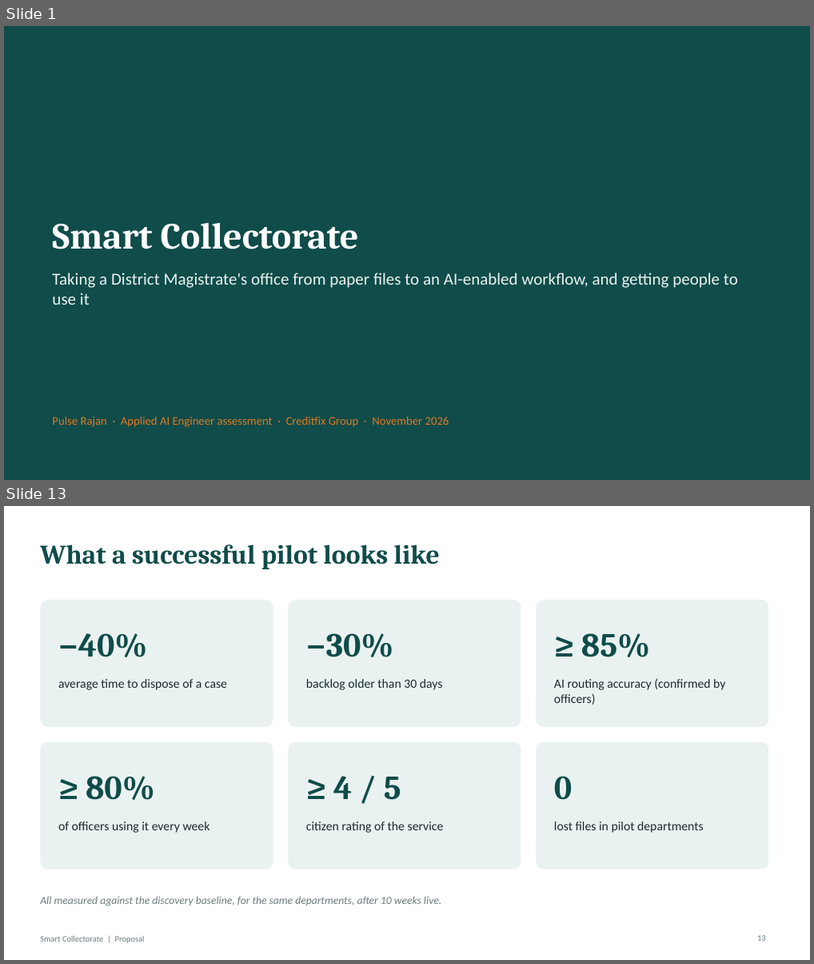
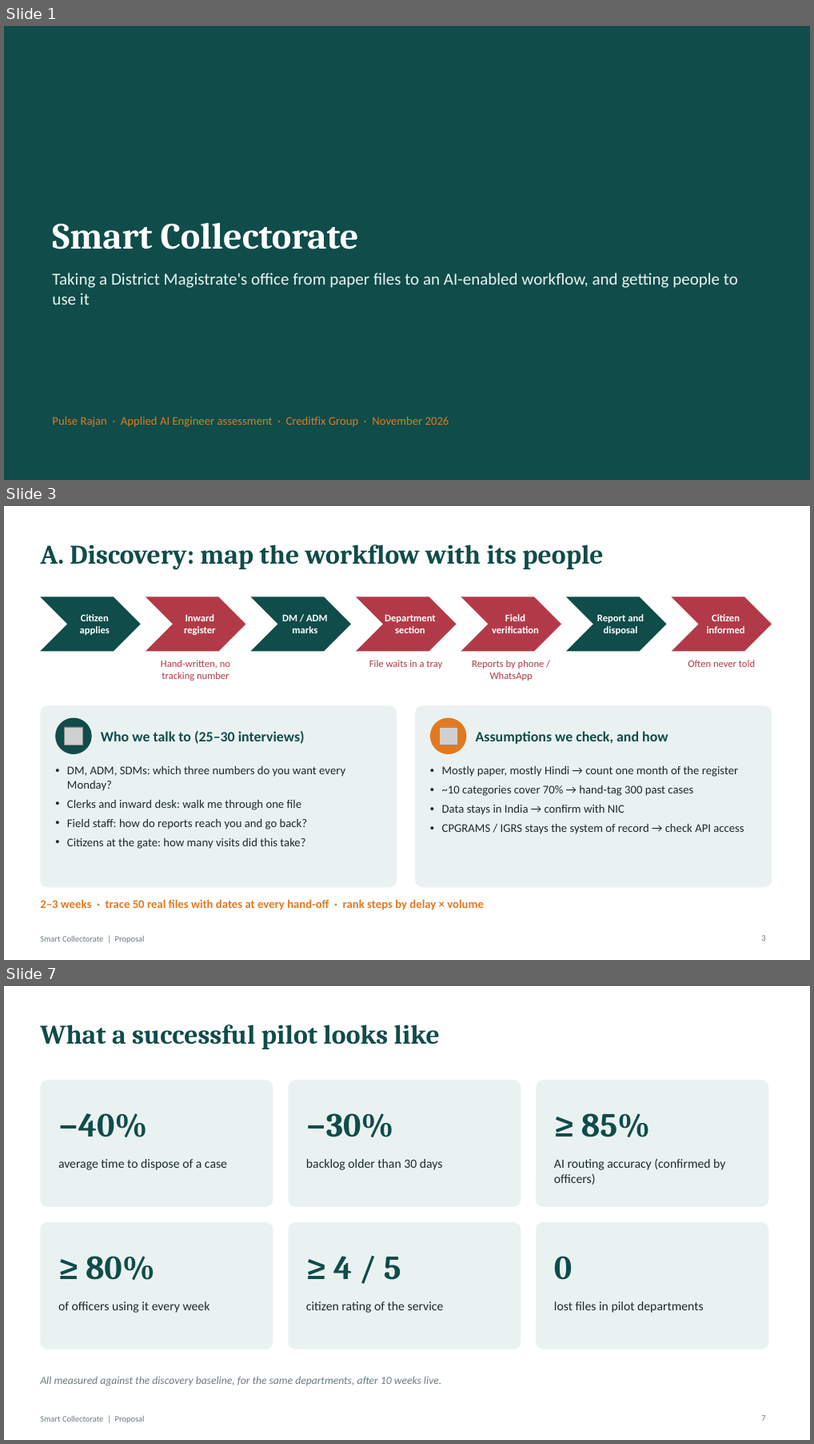
Before and after one commit to easycodewithme/Assignemnt-Automation, a slide deck: presentation/Smart_Collectorate_Proposal.pptx. Shown one above the other, each under a label of ours: slides 1 and 13 before the commit, slides 1, 3 and 7 after it; the slides between them are not shown. The pictures are 814x964 and 814x1444 pixels, drawn with LibreOffice and Linux fonts; fonts in the diff are those of the drawing; grey boxes stand for pictures. Boxes give left, top, right and bottom in pixels: in the first picture for what was removed or moved away, otherwise in the second. Text is boxed around its words. In the diff, an @@ line names an element or a change of style, - is before the commit and + after.

```diff
--- a/presentation/Smart_Collectorate_Proposal.pptx
+++ b/presentation/Smart_Collectorate_Proposal.pptx
@@ slide 3 added at [4, 506, 810, 960], background #FFFFFF; not listed: 1 template element that a slide beside it also shows @@
@@ title added at [40, 544, 603, 570], 32 pt, text #0F4C4A, bold @@
+A. Discovery: map the workflow with its people
@@ chevron added at [40, 596, 141, 651], fill #0F4C4A @@
@@ chevron added at [146, 596, 246, 651], fill #B23A48 @@
@@ chevron added at [251, 596, 351, 651], fill #0F4C4A @@
@@ chevron added at [356, 596, 457, 651], fill #B23A48 @@
@@ chevron added at [462, 596, 562, 651], fill #B23A48 @@
@@ chevron added at [566, 596, 667, 651], fill #0F4C4A @@
@@ chevron added at [672, 596, 772, 651], fill #B23A48 @@
@@ text added at [80, 614, 110, 635], 12 pt, text #FFFFFF, bold @@
+Citizen
+applies
@@ text added at [184, 614, 216, 635], 12 pt, text #FFFFFF, bold @@
+Inward
+register
@@ text added at [282, 614, 328, 633], 12 pt, text #FFFFFF, bold @@
+DM / ADM
+marks
@@ text added at [385, 615, 436, 633], 12 pt, text #FFFFFF, bold @@
+Department
+section
@@ text added at [492, 614, 539, 633], 12 pt, text #FFFFFF, bold @@
+Field
+verification
@@ text added at [598, 614, 644, 635], 12 pt, text #FFFFFF, bold @@
+Report and
+disposal
@@ text added at [707, 614, 746, 633], 12 pt, text #FFFFFF, bold @@
+Citizen
+informed
@@ text added at [161, 660, 230, 680], 12 pt, text #B23A48 @@
+Hand-written, no tracking number
@@ text added at [370, 660, 442, 668], 12 pt, text #B23A48 @@
+File waits in a tray
@@ text added at [472, 660, 545, 680], 12 pt, text #B23A48 @@
+Reports by phone / WhatsApp
@@ text added at [688, 660, 755, 667], 12 pt, text #B23A48 @@
+Often never told
@@ rounded rectangle added at [40, 706, 398, 887], fill #EAF2F1 @@
@@ ellipse added at [55, 718, 92, 754], fill #0F4C4A @@
@@ rounded rectangle added at [415, 706, 772, 887], fill #EAF2F1 @@
@@ ellipse added at [430, 718, 466, 754], fill #E2791F @@
@@ picture added at [65, 727, 82, 745] @@
@@ text added at [101, 731, 305, 744], 17 pt, text #0F4C4A, bold @@
+Who we talk to (25–30 interviews)
@@ picture added at [439, 727, 458, 745] @@
@@ text added at [476, 731, 668, 744], 17 pt, text #0F4C4A, bold @@
+Assumptions we check, and how
@@ text added at [67, 765, 346, 848], 14 pt, text #1B2A2F @@
+• DM, ADM, SDMs: which three numbers do you want every Monday?
+• Clerks and inward desk: walk me through one file
+• Field staff: how do reports reach you and go back?
+• Citizens at the gate: how many visits did this take?
@@ text added at [442, 765, 744, 834], 14 pt, text #1B2A2F @@
+• Mostly paper, mostly Hindi → count one month of the register
+• ~10 categories cover 70% → hand-tag 300 past cases
+• Data stays in India → confirm with NIC
+• CPGRAMS / IGRS stays the system of record → check API access
@@ text added at [40, 899, 484, 910], 14 pt, text #E2791F, bold @@
+2–3 weeks · trace 50 real files with dates at every hand-off · rank steps by delay × volume
@@ page number added at [762, 935, 766, 940], 10 pt, text #6B7C80 @@
+3
@@ what was slide 13 is now slide 7 @@
@@ page number at [762, 1415, 766, 1420]: text changed @@
-13
+7
```
Also in this commit, not shown: 4 slides changed, 3 other slides added, 14 slides removed, 1 other file.
